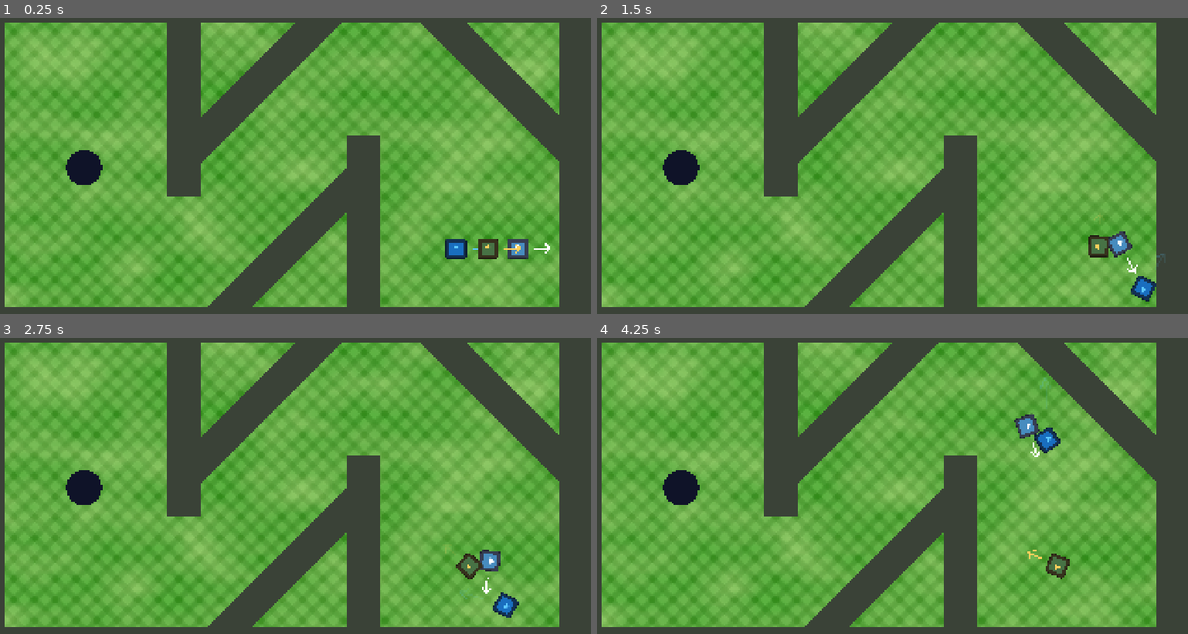
Above: before the commit, frames 1-4 (two rows, left to right).
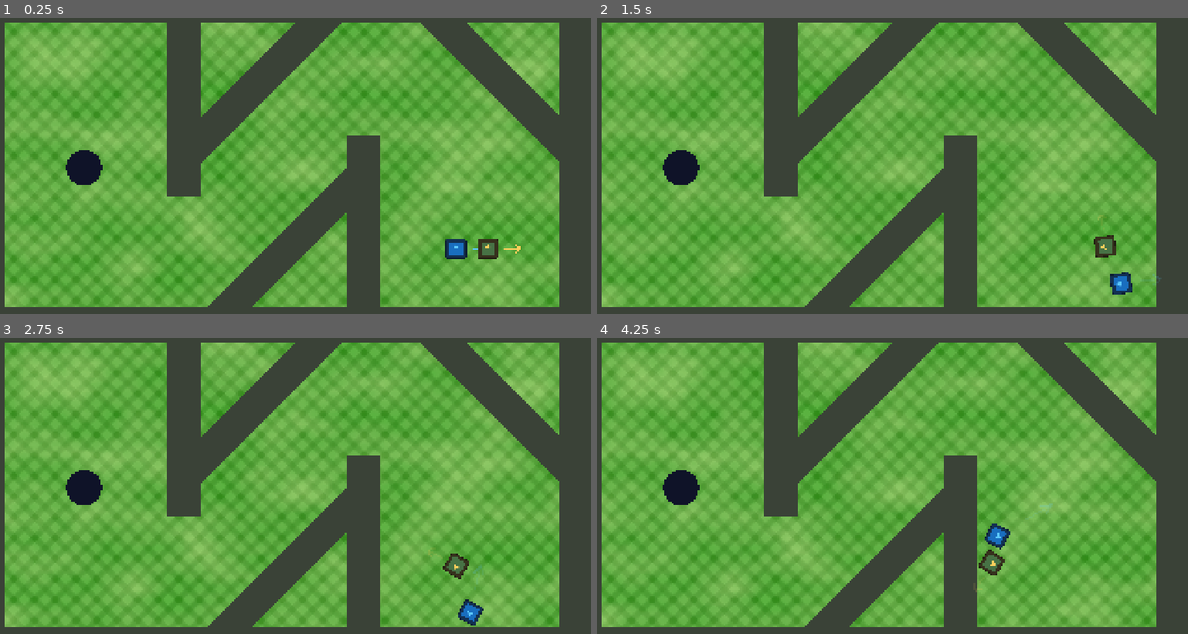
Above: after the commit, the same moments.

Repository: ValT78/minigames
Game: Godot game, scene res://minigames/Minigolf.tscn
Two runs of this game, one before a commit and one after it. Both use one fixed random seed, a clock stepped at 60 frames per second and the inputs below. This scene is started directly instead of the project's main scene. The engine's default icon, where the game draws it, is replaced by a stand-in: a white triangle on a blue panel in a dark square.
Inputs (mouse positions are in pixels of both pictures, inside the frame that each line leads up to):
- Up to frame 1 (0.25 s): no input
- Up to frame 2 (1.5 s): tap Enter at 0.5 s; move the mouse to (1016, 148) at 0.52 s; hold D from 0.53 s (still down); tap Shift at 0.6, 1.35 s; click (1016, 148) at 0.67 s; tap W at 0.77 s; move the mouse to (756, 180) at 1.27 s
- Up to frame 3 (2.75 s): tap W at 1.52 s; move the mouse to (342, 409) at 2.02 s; release D at 2.03 s; hold A from 2.03 s (still down); tap Shift at 2.1 s
- Up to frame 4 (4.25 s): move the mouse to (845, 554) at 2.77 s; release A at 2.78 s; hold D from 2.78 s (still down); tap Shift at 2.85, 3.6 s; click (845, 554) at 2.92 s; tap W at 3.02, 3.77 s; move the mouse to (1063, 536) at 3.52 s

The runs differ from the first frame. In frame 1, 0.2% of the frame differs, in the area x 85-94%, y 74-82%; in frame 2, 0.9%; in frame 3, 1.1%; in frame 4, 1.3%, in the area x 64-80%, y 13-86%.

Commit message:
remove place holder in minigolf

Diff:
--- a/minigames/Minigolf.tscn
+++ b/minigames/Minigolf.tscn
@@ -1,10 +1,9 @@
 [gd_scene format=3 uid="uid://lob2oxyktwuq"]
 
-[ext_resource type="Script" uid="uid://utfcrbjgf1yn" path="res://features/Minigolf/minigolf.gd" id="1_rcts6"]
-[ext_resource type="PackedScene" uid="uid://b8tg2b2q3a3i0" path="res://features/Minigolf/wall.tscn" id="2_s1jcd"]
-[ext_resource type="PackedScene" uid="uid://b2qxxe27cajph" path="res://features/Minigolf/GolfBall.tscn" id="2_wb72b"]
-[ext_resource type="Script" uid="uid://b4nqoyrt5nsu2" path="res://features/Minigolf/hole.gd" id="3_4c6nv"]
-[ext_resource type="Texture2D" uid="uid://cfwwsa0ktbdj8" path="res://features/Minigolf/golfGreen.png" id="3_s1jcd"]
+[ext_resource type="Script" uid="uid://utfcrbjgf1yn" path="res://features/Minigolf/minigolf.gd" id="1_wgl77"]
+[ext_resource type="PackedScene" uid="uid://b8tg2b2q3a3i0" path="res://features/Minigolf/wall.tscn" id="2_c2ycu"]
+[ext_resource type="Script" uid="uid://b4nqoyrt5nsu2" path="res://features/Minigolf/hole.gd" id="3_ybcek"]
+[ext_resource type="Texture2D" uid="uid://cfwwsa0ktbdj8" path="res://features/Minigolf/golfGreen.png" id="4_612ih"]
 
 [sub_resource type="CircleShape2D" id="CircleShape2D_g4v7s"]
 radius = 48.0
@@ -95,7 +94,4 @@
 grow_vertical = 2
 texture = SubResource("NoiseTexture2D_g4v7s")
 
-[node name="GolfBall" parent="." unique_id=1095497937 instance=ExtResource("2_wb72b")]
-position = Vector2(1693, 800)
-
 [connection signal="body_entered" from="hole" to="hole" method="_on_body_entered"]
Not shown: 3 places in minigames/Minigolf.tscn that only renumber resources
